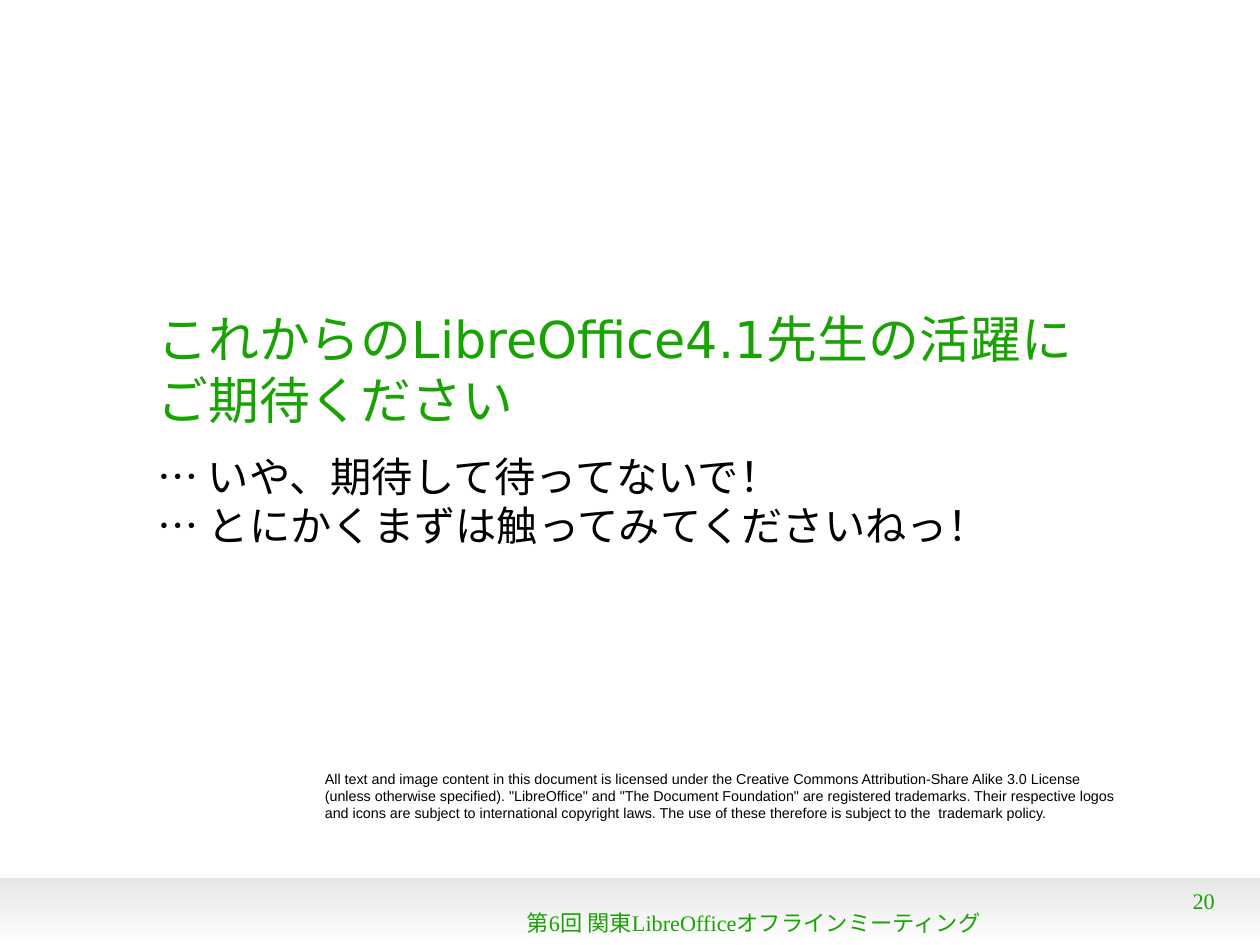
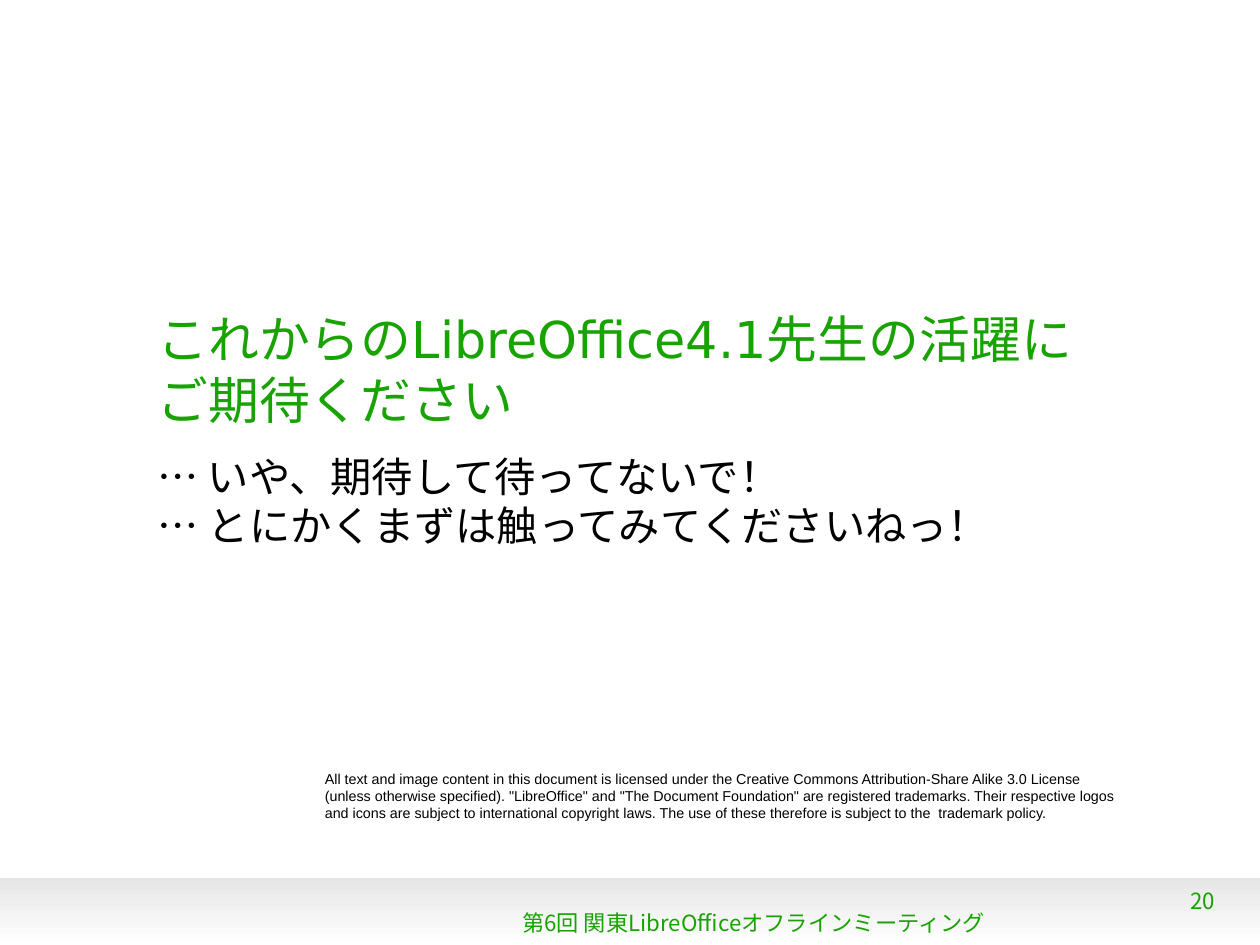
Before and after one commit to naruoga/KantoLibreOffice, a slide deck: slide 20 of Jun2013/WhatsNew41.odp. Drawn at 1260x945 pixels with LibreOffice and Linux fonts; fonts in the diff are those of the drawing; background and template pictures are left out. Boxes give left, top, right and bottom in pixels: in the first picture for what was removed or moved away, otherwise in the second. Text is boxed around its words. In the diff, an @@ line names an element or a change of style, - is before the commit and + after.

```diff
--- a/Jun2013/WhatsNew41.odp
+++ b/Jun2013/WhatsNew41.odp
@@ subtitle "… いや、期待して待ってないで！" at box(208, 457, 989, 544): font DejaVu Sans to Noto Sans CJK JP @@
@@ page number at box(1190, 892, 1215, 910): font Times New Roman to Noto Sans CJK JP @@
@@ text "第6回 関東LibreOfficeオフラインミーティング" at box(522, 912, 985, 933): font Times New Roman to Noto Sans CJK JP @@
```
Also in this commit, not shown: 19 other slides changed.
